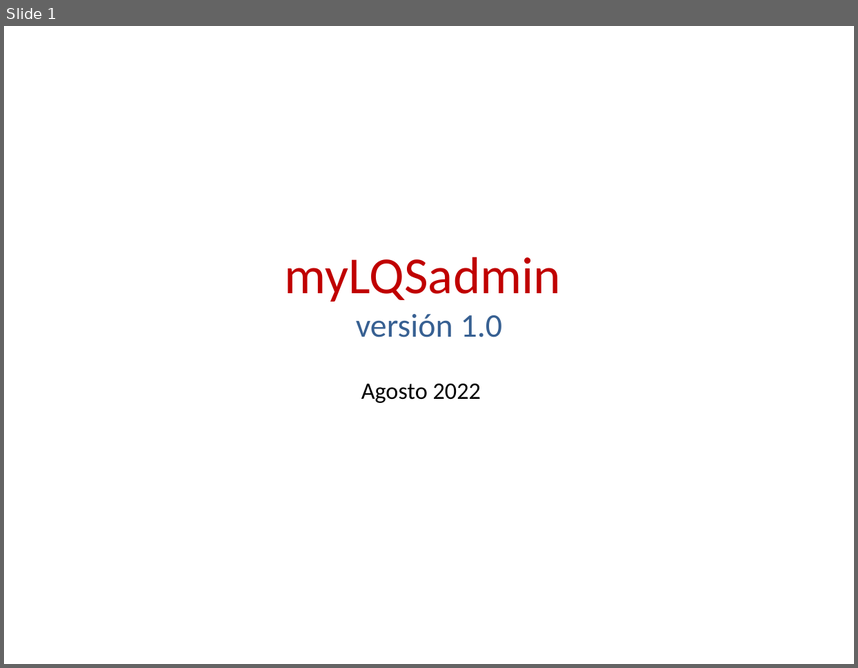
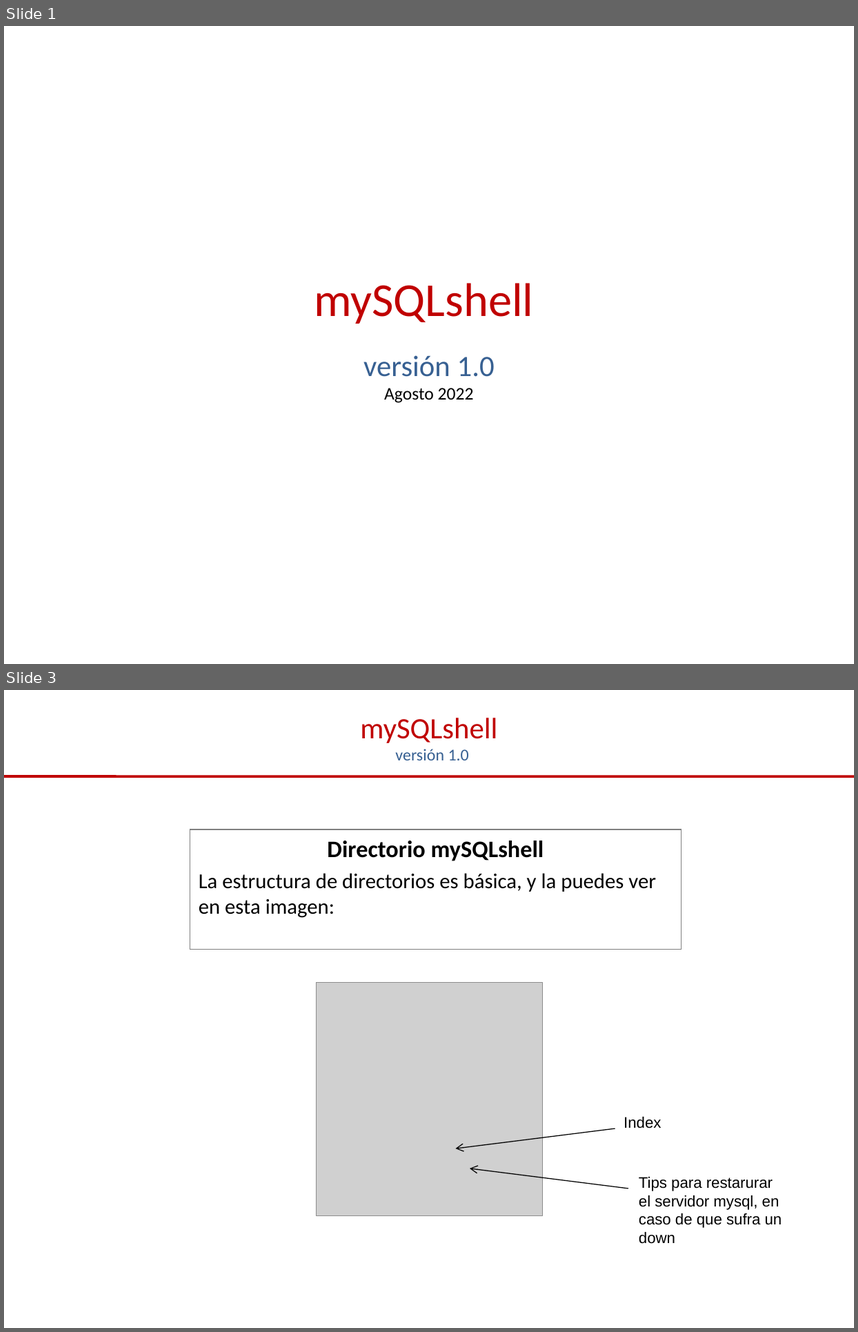
Before and after one commit to iggProjects/mySQLshell, a slide deck: assets/z-readme/myLQShell-readme.ppt. Shown one above the other, each under a label of ours: slide 1 before the commit, slides 1 and 3 after it; the slides between them are not shown. The pictures are 858x668 and 858x1332 pixels, drawn with LibreOffice and Linux fonts; fonts in the diff are those of the drawing; grey boxes stand for pictures. Boxes give left, top, right and bottom in pixels: in the first picture for what was removed or moved away, otherwise in the second. Text is boxed around its words. In the diff, an @@ line names an element or a change of style, - is before the commit and + after.

```diff
--- a/assets/z-readme/myLQShell-readme.ppt
+++ b/assets/z-readme/myLQShell-readme.ppt
@@ slide 3 added at box(4, 690, 854, 1328), background #FFFFFF @@
@@ title added at box(360, 718, 497, 760), 25 pt, text #C00000 @@
+mySQLshell
+versión 1.0
@@ line added from (4, 777) to (854, 777), #C00000 2.24 pt @@
@@ subtitle added at box(190, 829, 682, 949), outline #7F7F7F 0.74 pt, 18 pt, text #000000 @@
+Directorio mySQLshell
+La estructura de directorios es básica, y la puedes ver en esta imagen:
@@ picture added at box(316, 983, 543, 1215) @@
@@ text added at box(624, 1116, 661, 1128), 13 pt, text #000000 @@
+Index
@@ arrow added from (615, 1129) to (455, 1148), #000000 0.74 pt @@
@@ arrow added from (628, 1188) to (470, 1167), #000000 0.74 pt @@
@@ text added at box(639, 1176, 782, 1243), 13 pt, text #000000 @@
+Tips para restarurar
+el servidor mysql, en
+caso de que sufra un
+down
@@ slide 1 changed as well @@
@@ title at box(314, 283, 533, 403): text changed; size 44 to 40 pt @@
-myLQSadmin
-versión 1.0
+mySQLshell
+versión 1.0
+Agosto 2022
@@ subtitle removed at box(361, 383, 481, 403) @@
-Agosto 2022
```
Also in this commit, not shown: 7 other slides changed, 3 other slides added, 3 slides removed, 26 other files.
